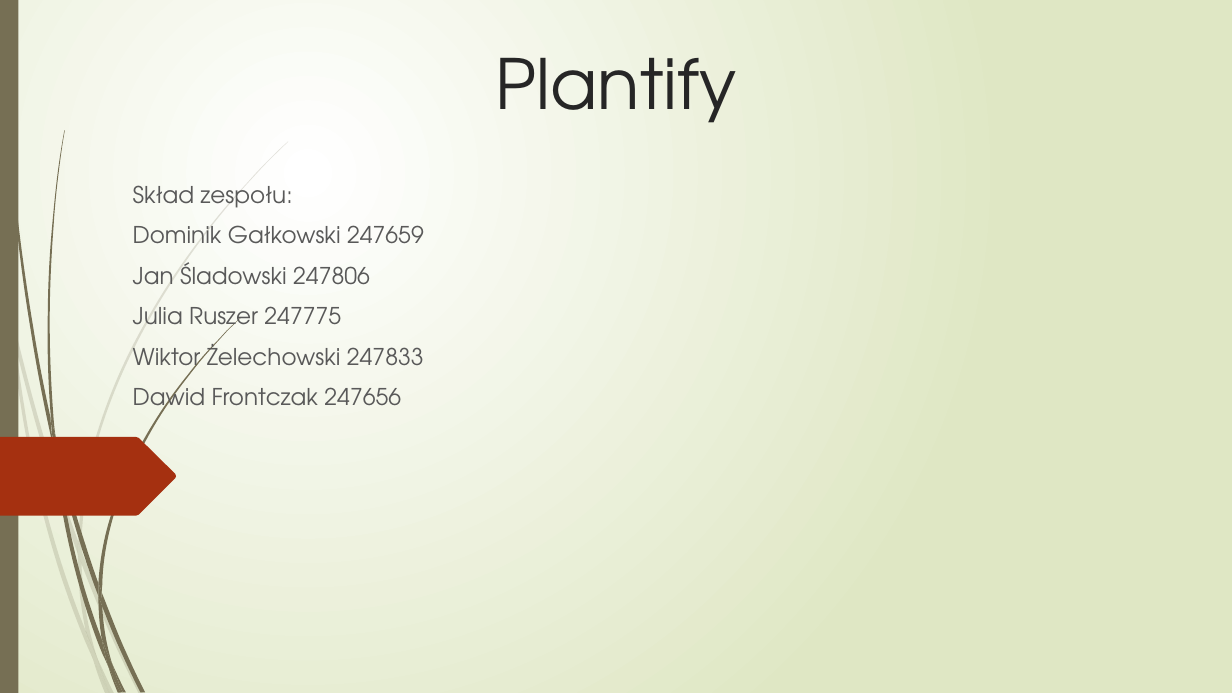
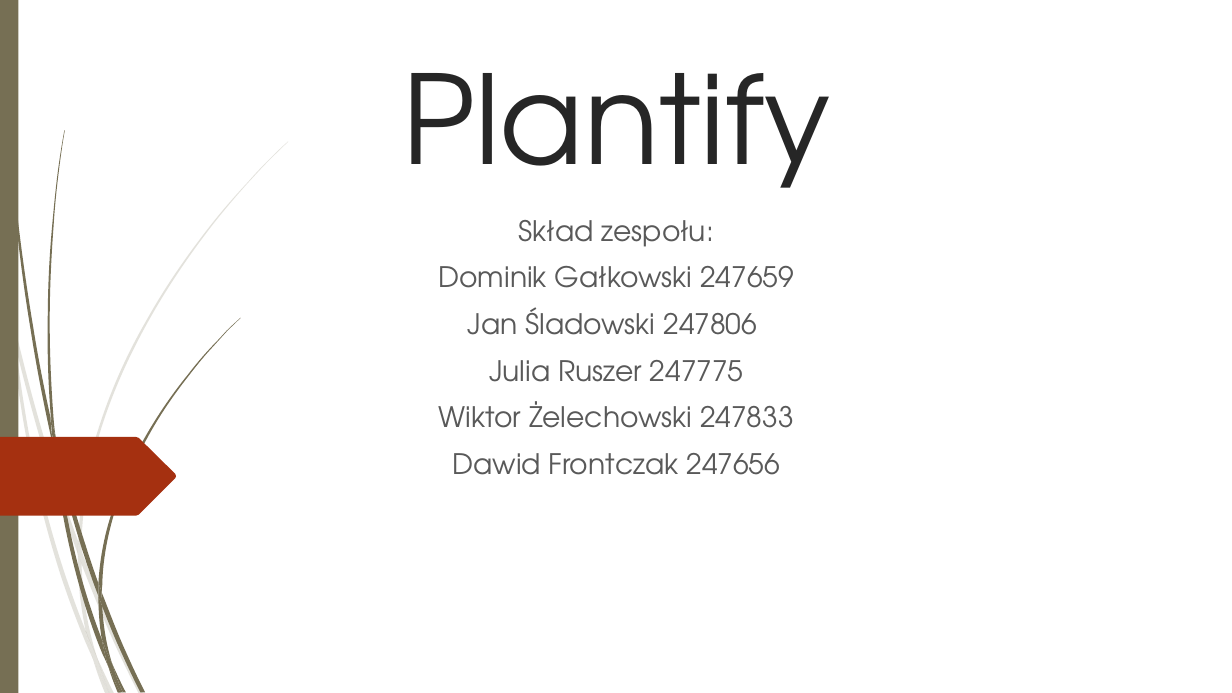
Before and after one commit to 247659/Plantify, a slide deck: slide 1 of Plantify.pptx. Drawn at 1232x693 pixels with LibreOffice and Linux fonts; fonts in the diff are those of the drawing. Boxes give left, top, right and bottom in pixels: in the first picture for what was removed or moved away, otherwise in the second. Text is boxed around its words. In the diff, an @@ line names an element or a change of style, - is before the commit and + after.

```diff
--- a/Plantify.pptx
+++ b/Plantify.pptx
@@ background gradient #FFFFFF to #DFE8C4 to #FFFFFF @@
@@ title "Plantify": place and size @@
-title "Plantify" at box(496, 57, 737, 123)
+title "Plantify" at box(402, 73, 830, 188)
@@ title "Plantify" at box(402, 73, 830, 188): size 54 to 96 pt @@
@@ subtitle "Skład zespołu:": place and size @@
-subtitle "Skład zespołu:" at box(133, 185, 424, 417)
+subtitle "Skład zespołu:" at box(439, 220, 794, 475)
@@ subtitle "Skład zespołu:" at box(439, 220, 794, 475): size 18 to 22 pt; alignment left to centre @@
```
Also in this commit, not shown: 17 other slides changed, 4 slides added, 10 slides removed, 10 other files.
